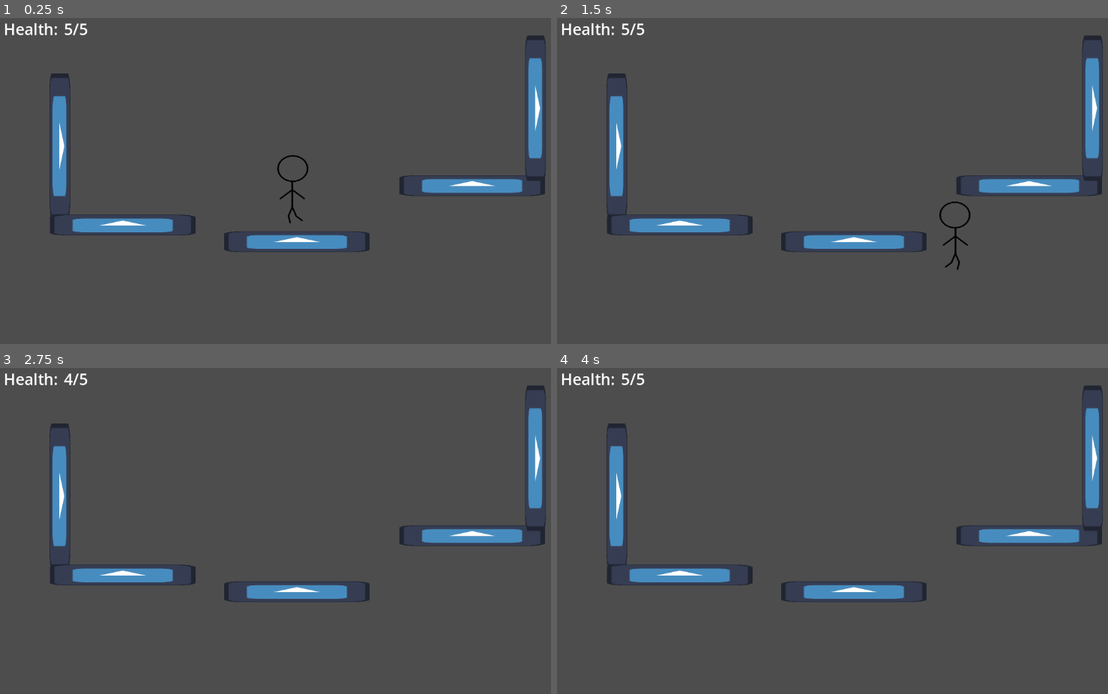
Above: before the commit, frames 1-4 (two rows, left to right).
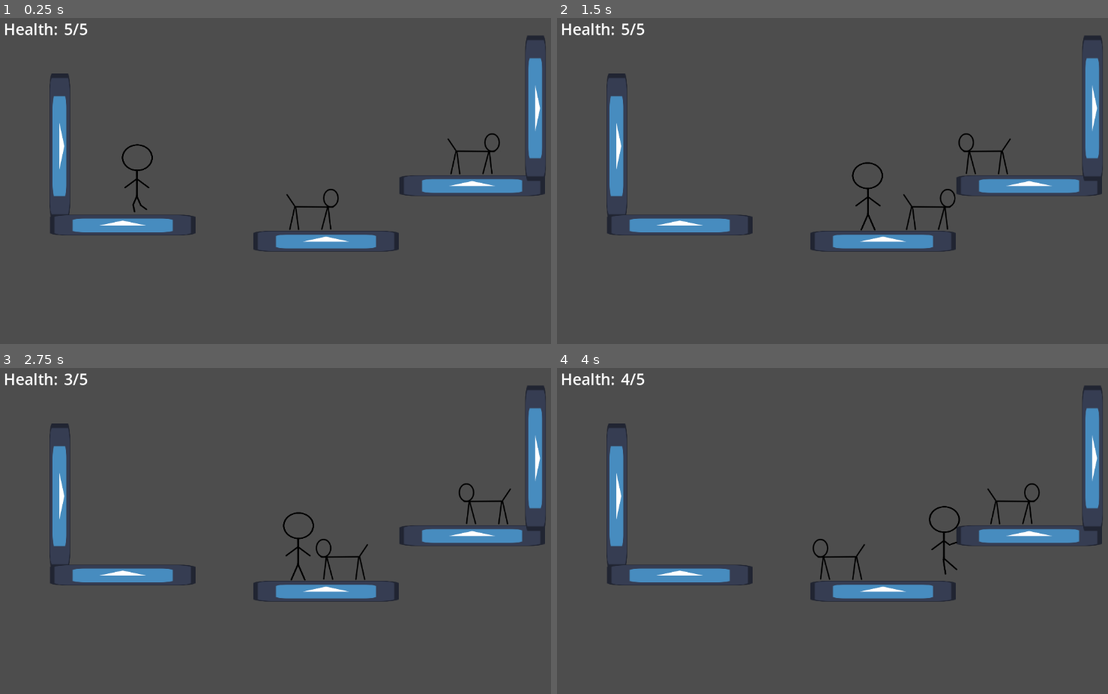
Above: after the commit, the same moments.

Repository: Zofia-Szybalska/ThFaith
Game: Godot game, scene res://scenes/test_scene.tscn
Two runs of this game, one before a commit and one after it. Both use one fixed random seed, a clock stepped at 60 frames per second and the inputs below. The engine's default icon, where the game draws it, is replaced by a stand-in: a white triangle on a blue panel in a dark square.
Inputs:
- Up to frame 1 (0.25 s): no input
- Up to frame 2 (1.5 s): hold D (right) from 0.53 s (still down); tap Ctrl (dash) at 0.6 s; tap Space (jump) at 0.77 s; tap H (test_heal) at 1.35 s
- Up to frame 3 (2.75 s): tap Space (jump) at 1.52 s; release D (right) at 2.03 s; hold A (left) from 2.03 s (still down); tap F (test_hit) at 2.1 s
- Up to frame 4 (4 s): release A (left) at 2.78 s; hold D (right) from 2.78 s (still down); tap Ctrl (dash) at 2.85 s; tap Space (jump) at 3.02, 3.77 s; tap H (test_heal) at 3.6 s

The runs differ from the first frame. In frame 1, 1.5% of the frame differs, in the area x 22-91%, y 35-72%; in frame 2, 1.5%; in frame 3, 1.4%; in frame 4, 1.4%.

Commit message:
Add enemy with basic ai

Diff:
--- /dev/null
+++ b/enemies/hit_state.gd
@@ -0,0 +1,6 @@
+extends State
+
+
+
+func _physics_process(_delta):
+	pass
--- /dev/null
+++ b/enemies/wolf/Attack.gd
@@ -0,0 +1,90 @@
+extends State
+
+@onready var charge_preparation_timer = $ChargePreparationTimer
+@onready var charge_timer = $ChargeTimer
+@onready var attac_buffer = $AttacBuffer
+var direction
+var charging_anticipation: bool = false
+var charging: bool = false
+var can_attack: bool = true
+var on_edge: bool = false
+
+
+func enter(_msg := {}) -> void:
+	pass
+
+
+func physics_update(delta: float) -> void:
+	if not owner.is_on_floor():
+		owner.velocity.y += owner.gravity * delta
+	if not owner.is_on_floor() and not owner.player_detecting_ray_cast.is_colliding():
+		set_player_to_null()
+		owner.velocity.y += owner.gravity * delta
+	if !owner.ground_detecting_ray_cast.is_colliding():
+		on_edge = true
+	else:
+		on_edge = false
+	if charging_anticipation:
+		owner.velocity.x = -direction.x * owner.speed * 0.2
+		owner.move_and_slide()
+		return
+	if !owner.player_detecting_ray_cast.is_colliding():
+		set_player_to_null()
+	if charging:
+		owner.velocity.x = direction.x * owner.speed
+		owner.move_and_slide()
+	if owner.player != null:
+		var player_position = owner.player.position
+		direction = player_position - owner.position
+		var distance = direction.length()
+		direction = direction.normalized()
+		if charging and distance <= 100:
+			charging = false
+		if distance > 200 or ((distance <= 150 and distance > 110) and not charging):
+			owner.velocity.x = direction.x * owner.speed
+		elif (distance <= 200 and distance > 150) and not charging:
+			charge()
+		elif distance <= 100 and can_attack and not charging and distance > 80:
+			owner.velocity = Vector2.ZERO
+			attack()
+		elif distance <= 100 and not can_attack and not charging and distance > 80:
+			owner.velocity = Vector2.ZERO
+		elif distance <= 80:
+			owner.velocity.x = -direction.x * owner.speed * 0.8
+		if on_edge and owner.is_on_floor():
+			owner.velocity = Vector2.ZERO
+		owner.move_and_slide()
+	else:
+		state_machine.transition_to("Walk")
+
+func charge():
+	charging_anticipation = true
+	owner.velocity.x = -direction.x * owner.speed * 0.2
+	charge_preparation_timer.start()
+
+func attack():
+	can_attack = false
+	owner.player.change_health(-1)
+	attac_buffer.start()
+
+func try_attacking():
+	if owner.player != null:
+		var distance = (owner.player.position - owner.position).length()
+		if distance <= 100 and can_attack:
+			attack()
+
+func set_player_to_null():
+	owner.player = null
+
+func _on_charge_preparation_timer_timeout():
+	owner.velocity.x = direction.x * owner.speed * 5
+	charging_anticipation = false
+	charging = true
+	charge_timer.start()
+
+func _on_charge_timer_timeout():
+	charging = false
+	try_attacking()
+
+func _on_attac_buffer_timeout():
+	can_attack = true
--- /dev/null
+++ b/enemies/wolf/Walk.gd
@@ -0,0 +1,16 @@
+extends State
+
+var walk_direction = 1
+
+func enter(_msg := {}) -> void:
+	owner.velocity = Vector2.ZERO
+
+func physics_update(delta: float) -> void:
+	if owner.player_detecting_ray_cast.is_colliding():
+		owner.player = owner.player_detecting_ray_cast.get_collider()
+		state_machine.transition_to("Attack")
+		owner.velocity.x = 0
+		return
+	if not owner.is_on_floor():
+		owner.velocity.y += owner.gravity * delta
+	owner.velocity.x = owner.walk_direction * owner.speed
--- /dev/null
+++ b/enemies/wolf/wolf.gd
@@ -0,0 +1,37 @@
+extends CharacterBody2D
+
+@onready var ground_detecting_ray_cast: RayCast2D = $GroundDetectingRayCast
+@onready var player_detecting_ray_cast = $PlayerDetectingRayCast
+@onready var sprite_2d = $Sprite2D
+@onready var state_machine = $StateMachine
+@onready var direction_change_timer = $DirectionChangeTimer
+
+@export var speed = 150.0
+var player
+var can_change_direction: bool = true
+
+# Get the gravity from the project settings to be synced with RigidBody nodes.
+var gravity = ProjectSettings.get_setting("physics/2d/default_gravity")
+var walk_direction = -1
+
+func _physics_process(_delta):
+	if !ground_detecting_ray_cast.is_colliding() and not state_machine.state.name == "Attack":
+		change_direction()
+	if is_on_wall() and is_on_floor():
+		change_direction()
+	if walk_direction == 1:
+		sprite_2d.flip_h = true
+	else:
+		sprite_2d.flip_h = false
+	move_and_slide()
+
+func change_direction():
+	if can_change_direction:
+		direction_change_timer.start()
+		can_change_direction = false
+		walk_direction *= -1
+		ground_detecting_ray_cast.position *= -1
+		player_detecting_ray_cast.target_position *= -1
+
+func _on_direction_change_timer_timeout():
+	can_change_direction = true
--- /dev/null
+++ b/enemies/wolf/wolf.tscn
@@ -0,0 +1,68 @@
+[gd_scene load_steps=9 format=3 uid="uid://cwt6vvuf855dq"]
+
+[ext_resource type="Script" path="res://enemies/wolf/wolf.gd" id="1_g5ghx"]
+[ext_resource type="Script" path="res://scripts/state_machine.gd" id="1_she2k"]
+[ext_resource type="Script" path="res://enemies/hit_state.gd" id="2_11ref"]
+[ext_resource type="Texture2D" uid="uid://cisfgjx6d8lmm" path="res://assets/sprites/wolf_placeholder.png" id="3_csuvd"]
+[ext_resource type="Script" path="res://enemies/wolf/Walk.gd" id="3_kb4hf"]
+[ext_resource type="Script" path="res://enemies/wolf/Attack.gd" id="6_rkr3u"]
+[ext_resource type="Script" path="res://scripts/Damageable.gd" id="6_vuy1y"]
+
+[sub_resource type="RectangleShape2D" id="RectangleShape2D_e1j66"]
+size = Vector2(102, 82)
+
+[node name="Wolf" type="CharacterBody2D"]
+collision_layer = 4
+script = ExtResource("1_g5ghx")
+
+[node name="DirectionChangeTimer" type="Timer" parent="."]
+wait_time = 0.1
+one_shot = true
+
+[node name="Damageable" type="Node" parent="."]
+script = ExtResource("6_vuy1y")
+
+[node name="CollisionShape2D" type="CollisionShape2D" parent="."]
+shape = SubResource("RectangleShape2D_e1j66")
+
+[node name="StateMachine" type="Node2D" parent="."]
+script = ExtResource("1_she2k")
+initial_state = NodePath("Walk")
+
+[node name="Hit" type="Node" parent="StateMachine"]
+script = ExtResource("2_11ref")
+
+[node name="Walk" type="Node" parent="StateMachine"]
+script = ExtResource("3_kb4hf")
+
+[node name="Attack" type="Node" parent="StateMachine"]
+script = ExtResource("6_rkr3u")
+
+[node name="ChargePreparationTimer" type="Timer" parent="StateMachine/Attack"]
+wait_time = 0.2
+one_shot = true
+
+[node name="ChargeTimer" type="Timer" parent="StateMachine/Attack"]
+one_shot = true
+
+[node name="AttacBuffer" type="Timer" parent="StateMachine/Attack"]
+wait_time = 2.0
+
+[node name="Sprite2D" type="Sprite2D" parent="."]
+scale = Vector2(0.6, 0.6)
+texture = ExtResource("3_csuvd")
+
+[node name="GroundDetectingRayCast" type="RayCast2D" parent="."]
+position = Vector2(-48, 0)
+target_position = Vector2(0, 55)
+
+[node name="PlayerDetectingRayCast" type="RayCast2D" parent="."]
+position = Vector2(0, -18)
+rotation = 1.5708
+target_position = Vector2(0, 250)
+collision_mask = 2
+
+[connection signal="timeout" from="DirectionChangeTimer" to="." method="_on_direction_change_timer_timeout"]
+[connection signal="timeout" from="StateMachine/Attack/ChargePreparationTimer" to="StateMachine/Attack" method="_on_charge_preparation_timer_timeout"]
+[connection signal="timeout" from="StateMachine/Attack/ChargeTimer" to="StateMachine/Attack" method="_on_charge_timer_timeout"]
+[connection signal="timeout" from="StateMachine/Attack/AttacBuffer" to="StateMachine/Attack" method="_on_attac_buffer_timeout"]
--- a/scenes/player.tscn
+++ b/scenes/player.tscn
@@ -174,7 +174,6 @@
 
 [node name="Player" type="CharacterBody2D"]
 collision_layer = 2
-collision_mask = 5
 script = ExtResource("1_weano")
 dash_speed = 700
 
--- a/scenes/test_scene.tscn
+++ b/scenes/test_scene.tscn
@@ -1,13 +1,18 @@
-[gd_scene load_steps=5 format=3 uid="uid://3nqen0k6xsd6"]
+[gd_scene load_steps=6 format=3 uid="uid://3nqen0k6xsd6"]
 
 [ext_resource type="Texture2D" uid="uid://bis0yt2beb3u1" path="res://icon.svg" id="1_ph5e4"]
 [ext_resource type="PackedScene" uid="uid://bg3pue4k6suxh" path="res://scenes/player.tscn" id="2_oifhj"]
 [ext_resource type="PackedScene" uid="uid://bkr6alnif7xut" path="res://scenes/UI/hud.tscn" id="3_mnoy8"]
+[ext_resource type="PackedScene" uid="uid://cwt6vvuf855dq" path="res://enemies/wolf/wolf.tscn" id="4_vvym7"]
 
 [sub_resource type="RectangleShape2D" id="RectangleShape2D_mj5xg"]
 size = Vector2(280, 40)
 
 [node name="Node2D" type="Node2D"]
+
+[node name="UI" type="CanvasLayer" parent="."]
+
+[node name="HUD" parent="UI" instance=ExtResource("3_mnoy8")]
 
 [node name="Terrain" type="Node2D" parent="."]
 
@@ -23,7 +28,7 @@
 texture = ExtResource("1_ph5e4")
 
 [node name="TestPlatform" type="StaticBody2D" parent="Terrain"]
-position = Vector2(535, 566)
+position = Vector2(591, 565)
 metadata/_edit_group_ = true
 
 [node name="CollisionShape2D" type="CollisionShape2D" parent="Terrain/TestPlatform"]
@@ -72,8 +77,10 @@
 position = Vector2(527, 439)
 
 [node name="Player" parent="." instance=ExtResource("2_oifhj")]
-position = Vector2(527, 439)
+position = Vector2(228, 418)
 
-[node name="UI" type="CanvasLayer" parent="."]
+[node name="Wolf" parent="." instance=ExtResource("4_vvym7")]
+position = Vector2(531, 500)
 
-[node name="HUD" parent="UI" instance=ExtResource("3_mnoy8")]
+[node name="Wolf2" parent="." instance=ExtResource("4_vvym7")]
+position = Vector2(841, 393)
--- /dev/null
+++ b/scripts/Damageable.gd
@@ -0,0 +1,8 @@
+extends Node
+
+class_name Damageable
+
+signal damaged
+
+func hit():
+	damaged.emit()
--- a/scripts/Jump.gd
+++ b/scripts/Jump.gd
@@ -33,7 +33,7 @@
 		state_machine.transition_to("Wall")
 	if wall_jump:
 		owner.velocity.x = lerp(owner.velocity.x, float(owner.speed * direction), 0.25)
-	else:
+	elif not is_equal_approx(owner.velocity.x, 0.0):
 		owner.velocity.x = owner.speed * direction
 	if owner.is_on_floor():
 		if is_equal_approx(owner.velocity.x, 0.0):
Binary file added: assets/sprites/PlayerAttackPlaceHolder.png
Not shown, added: assets/sprites/PlayerAttackPlaceHolder.png.import
Binary file added: assets/sprites/wolf_placeholder.png
Not shown, added: assets/sprites/wolf_placeholder.png.import
Not shown, added: assets/sprites/PlayerAttackPlaceHolder.png~
Not shown, added: enemies/wolf/wol1DB5.tmp
Not shown, added: enemies/wolf/wolB63.tmp
Not shown, added: enemies/wolf/wolD644.tmp
